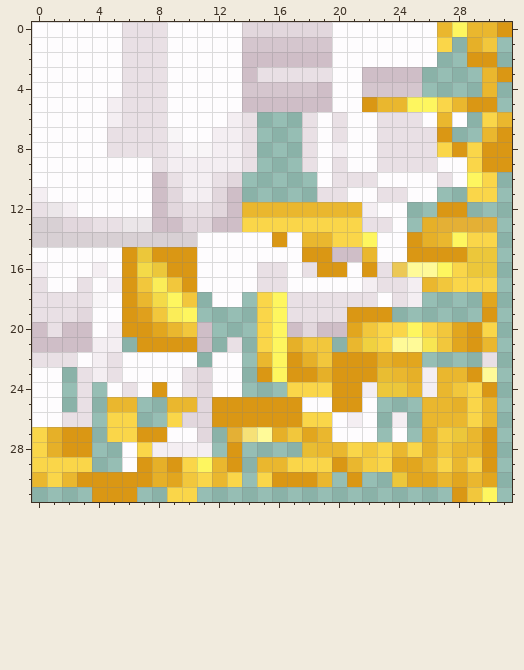
Pixel-art sprite: Dev Pack/assets/valence/textures/weapon/great_sword/silver.png. This is how it looked before the edit.
The file is 32x32 pixels. Colours within 5 levels of each other are drawn and written as one.
And afterwards:
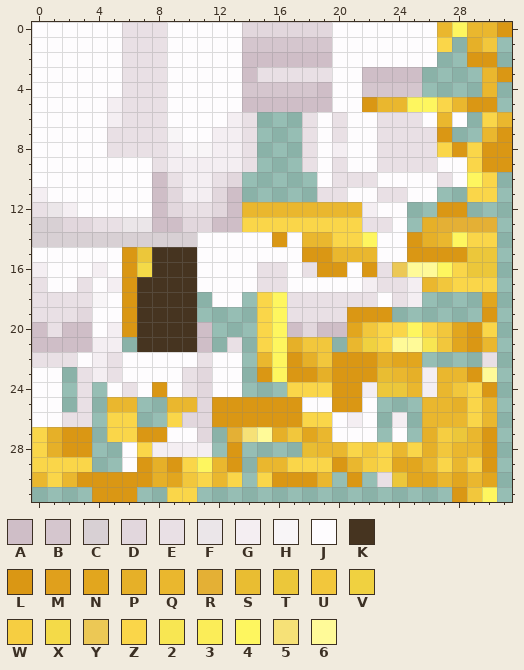
Palette (. is transparent): A #cfbec7  B #d5c6ce  C #d8d0d4  D #e2d7dd  E #e9e0e5  F #ebe6e9  G #f4eef2  H #f8f5f7  J #fefcfe  K #463420  L #da9714  M #e0a01c  N #e2a61e  P #e6b028  Q #eab72e  R #e4b035  S #e9bd32  T #ecc73a  U #f2c73c  V #f0d140  W #f6ce41  X #f4da48  Y #ecc855  Z #fad649  2 #f8e652  3 #fbed58  4 #fef65f  5 #f6e177  6 #fffa98
Changes in this commit:
y 15: x 8..10 LLL -> KKK; x 20..21 AA -> QQ
y 16: x 8..10 TLL -> KKK
y 17: x 7..10 U3UL -> KKKK
y 18: x 7..10 QX4U -> KKKK
y 19: x 7..10 MU34 -> KKKK
y 20: x 7..10 LNQU -> KKKK
y 21: x 7..10 LLLL -> KKKK
y 22: x 11 . -> E
y 30: x 23 . -> E
Changed places in both pictures, as pixel boxes (x1, y1, x2, y2):
changed: (137, 247, 212, 367)
changed: (332, 247, 362, 262)
added: (377, 472, 392, 487)
